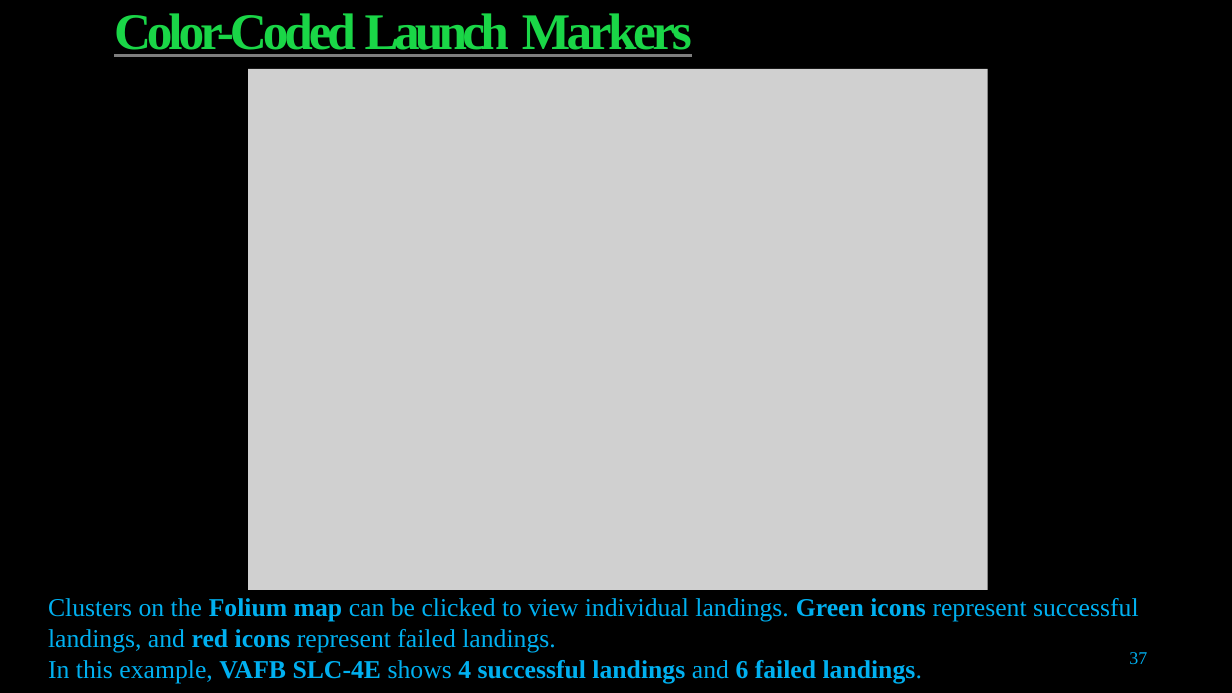
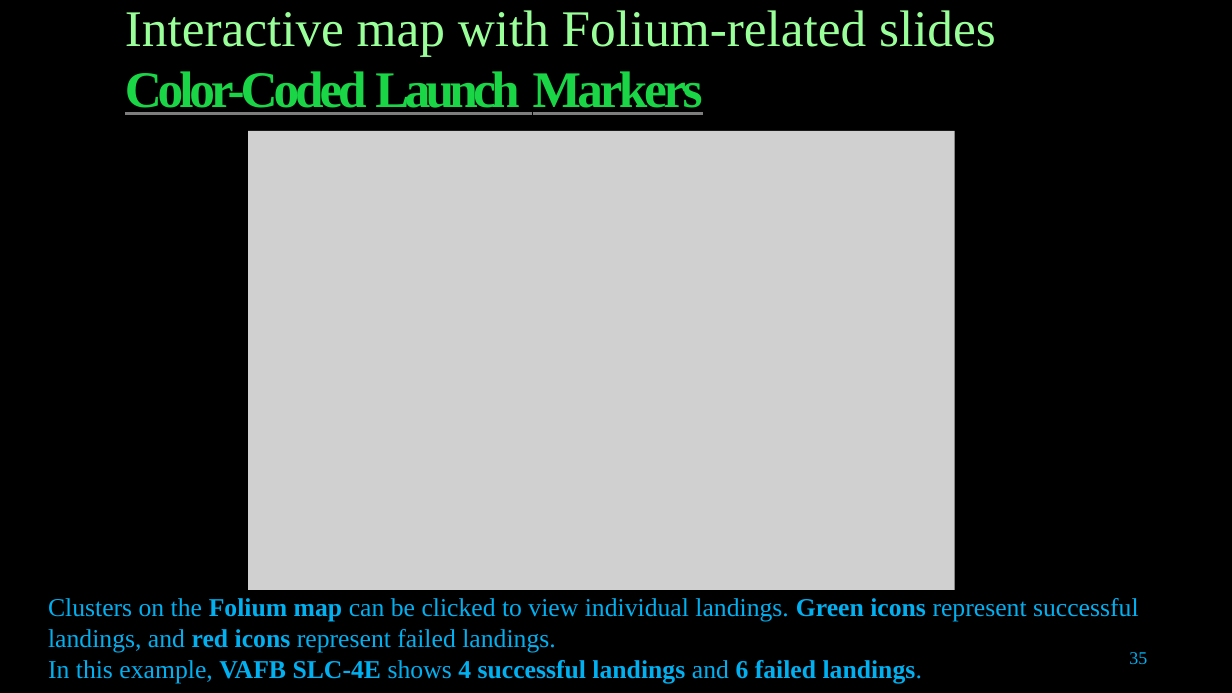
Before and after one commit to thayhiepth/Applied_Data_Science_Capstone, a slide deck: slide 35 of Data Science Capstone Project.pptx (slide 37 before the commit). Drawn at 1232x693 pixels with LibreOffice and Linux fonts; fonts in the diff are those of the drawing; grey boxes stand for pictures. Boxes give left, top, right and bottom in pixels: in the first picture for what was removed or moved away, otherwise in the second. Text is boxed around its words. In the diff, an @@ line names an element or a change of style, - is before the commit and + after.

```diff
--- a/Data Science Capstone Project.pptx
+++ b/Data Science Capstone Project.pptx
@@ title at [125, 10, 996, 115]: text changed; text colour #1AD647 to #99FF99; bold off @@
-Color-Coded Launch Markers
+Interactive map with Folium-related slides
+Color-Coded Launch Markers
@@ picture: place and size @@
-picture at [249, 68, 988, 590]
+picture at [249, 131, 956, 591]
@@ page number at [1129, 652, 1147, 664]: text changed @@
-37
+35
```
Also in this commit, not shown: 36 other slides changed, 3 slides added, 4 slides removed, 1 other file.
